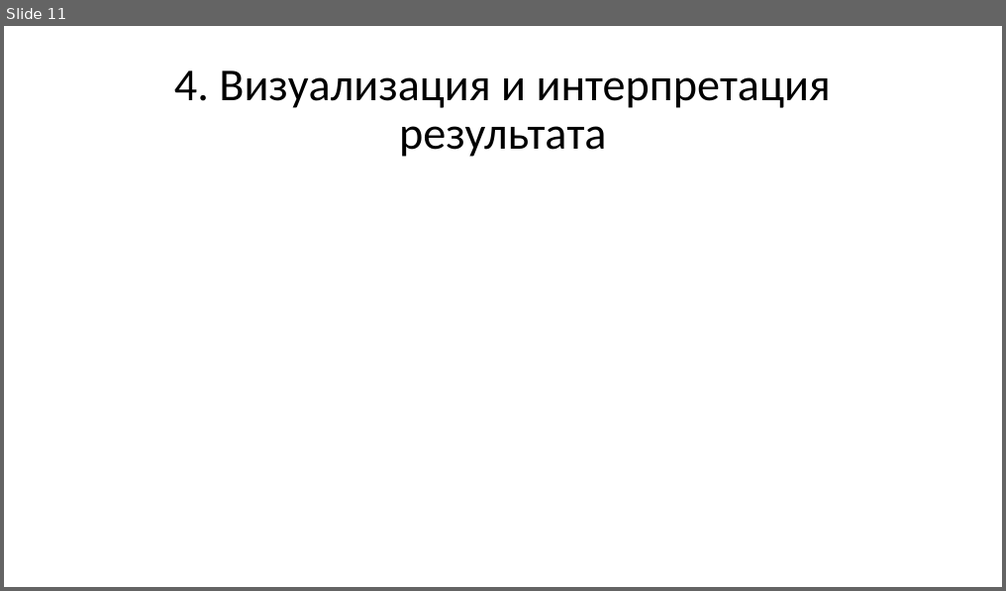
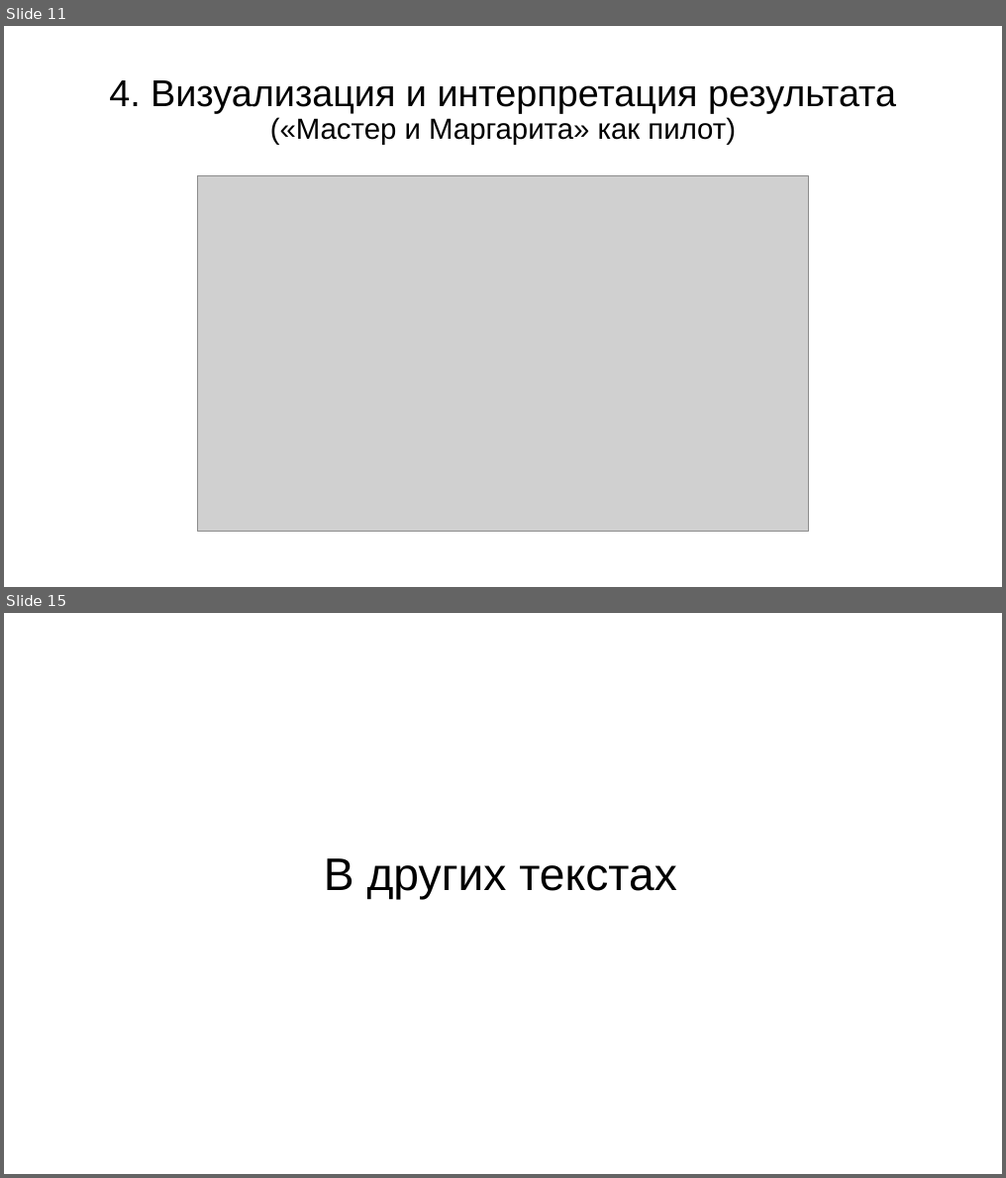
Before and after one commit to mtaktash/motive-grammar, a slide deck: slides/итоги грамматика мотива.pptx. Shown one above the other, each under a label of ours: slide 11 before the commit, slides 11 and 15 after it; the slides between them are not shown. The pictures are 1006x591 and 1006x1178 pixels, drawn with LibreOffice and Linux fonts; fonts in the diff are those of the drawing; grey boxes stand for pictures. Boxes give left, top, right and bottom in pixels: in the first picture for what was removed or moved away, otherwise in the second. Text is boxed around its words. In the diff, an @@ line names an element or a change of style, - is before the commit and + after.

```diff
--- a/slides/итоги грамматика мотива.pptx
+++ b/slides/итоги грамматика мотива.pptx
@@ slide 15 added at [4, 613, 1002, 1174], background #FFFFFF @@
@@ title added at [324, 859, 677, 900], 44 pt, text #000000 @@
+В других текстах
@@ slide 11 changed as well @@
@@ title at [109, 80, 896, 145]: text changed; size 44 to 36 pt; font Calibri to Arial @@
-4. Визуализация и интерпретация результата
+4. Визуализация и интерпретация результата
+(«Мастер и Маргарита» как пилот)
@@ picture added at [198, 175, 809, 532] @@
```
Also in this commit, not shown: 11 other slides changed, 5 other slides added, 1 other file.
